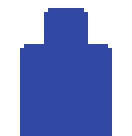
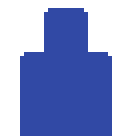
Layered file, before and after one edit (132x136). Changes by layer:
painted on "Fondo" over [20, 44, 112, 56]
